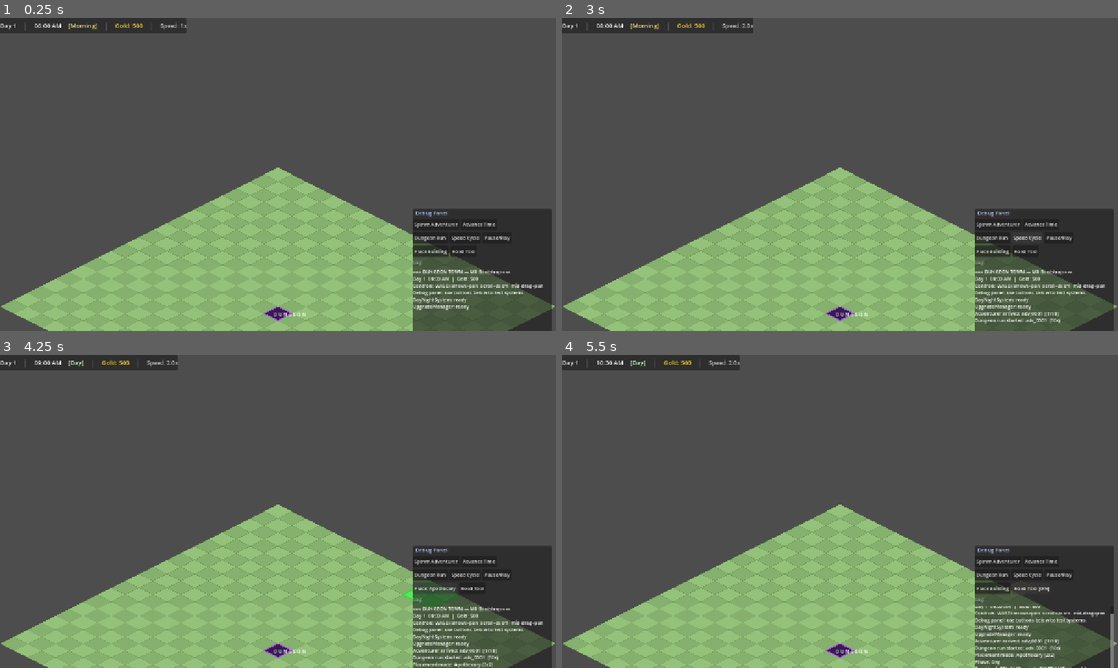
Above: before the commit, frames 1-4 (two rows, left to right).
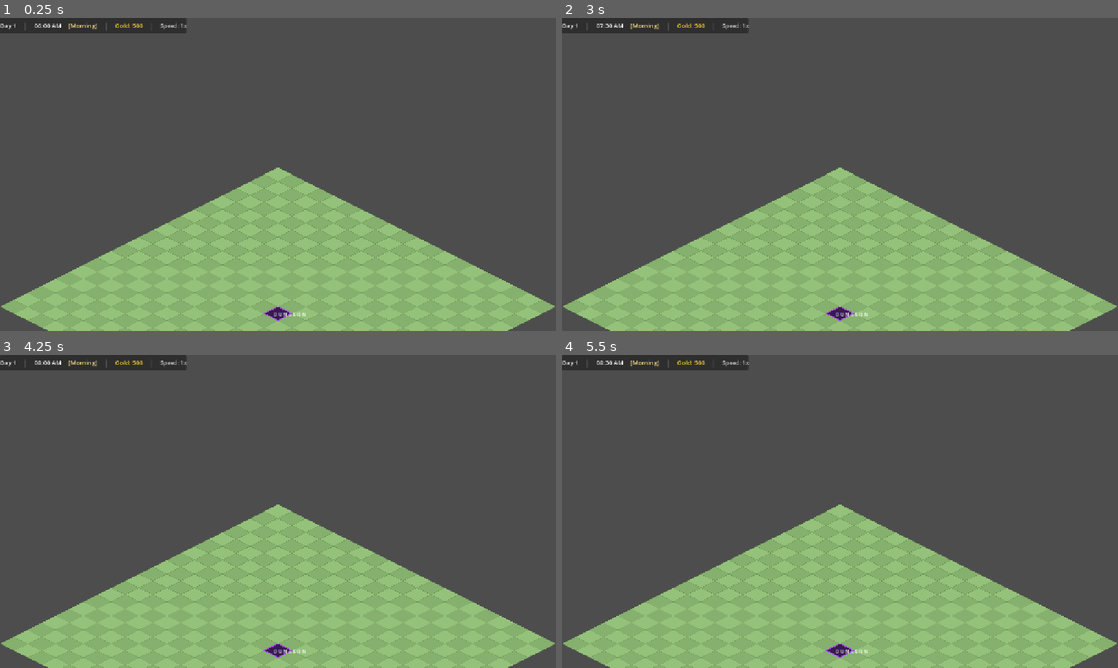
Above: after the commit, the same moments.

Repository: chrisagiddings/dungeon-town
Game: Godot game, scene res://scenes/Main.tscn
Same seed, same stepped clock (60 frames per second), same inputs: the game is played once before the commit and once after it.
Inputs (mouse positions are in pixels of both pictures, inside the frame that each line leads up to):
- Up to frame 1 (0.25 s): no input
- Up to frame 2 (3 s): click (995, 224) at 0.5 s, where only the run before the commit has a clickable "Spawn Adventurer"; click (1040, 224) at 1.25 s, where only the run before the commit has a clickable "Advance Time"; click (990, 237) at 2 s, where only the run before the commit has a clickable "Dungeon Run"; click (1029, 237) at 2.75 s, where only the run before the commit has a clickable "Speed Cycle"
- Up to frame 3 (4.25 s): click (428, 589) at 3.5 s, where only the run before the commit has a clickable "Place Building"
- Up to frame 4 (5.5 s): click (995, 589) at 4.25 s, where only the run before the commit has a clickable "Place: Apothecary"; click (1023, 589) at 5 s, where only the run before the commit has a clickable "Road Tool"

The runs differ from the first frame. In frame 1, 9.5% of the frame differs, in the area x 74-100%, y 61-100%; in frame 2, 9.4%; in frame 3, 9.7%, in the area x 6-100%, y 0-100%; in frame 4, 9.6%.
Error after the commit: Parse Error: Could not parse global class "SaveLoadPanel" from "res://scripts/ui/SaveLoadPanel.gd". (res://scripts/DebugPanel.gd:197)

Commit message:
[#16] Basic save/load system (5 slots + autosave)
- SaveSystem autoload: save(slot) / load_slot(slot) / has_save() /
  get_save_info() / delete_save(); serializes all game state to JSON;
  autosaves on every day_started; guarded against autosave firing
  during load (_is_loading flag)
- State saved: GameState (day/hour/speed), EconomyState (gold/income/
  expenses), BuildingGrid (all placements + instance_counter),
  RoadGrid (road tiles), UpgradeManager (active constructions with
  kind/complete_day/total_days/upgrade-specific fields)
- Vector2i serialized as [x,y] arrays (JSON-compatible)
- BuildingGrid: restore_placement() (exact instance_id),
  get/set_instance_counter() for round-trip fidelity
- UpgradeManager: get_all_constructions(), restore_construction()
- BuildingLayer, RoadLayer: redraw on game_loaded signal
- SaveLoadPanel: center-screen modal with 5 slots + autosave row;
  each shows day/gold/building count; Save + Load buttons; Load
  requires a 'Confirm?' click to prevent accidental overwrites
- DebugPanel: 'Save/Load' toggle button opens/closes SaveLoadPanel
- EventBus: game_saved(slot), game_loaded(slot)
- 18 unit tests for serialization logic (207/207 total passing)

Diff:
--- a/autoload/EventBus.gd
+++ b/autoload/EventBus.gd
@@ -52,5 +52,9 @@
 signal road_tile_selected(tile: Vector2i)
 signal road_tile_deselected()
 
+# ── Save / Load ───────────────────────────────────────────────────────────────
+signal game_saved(slot: int)
+signal game_loaded(slot: int)
+
 # ── Debug / UI ───────────────────────────────────────────────────────────────
 signal debug_log_message(message: String)
--- /dev/null
+++ b/autoload/SaveSystem.gd
@@ -0,0 +1,231 @@
+extends Node
+## SaveSystem — serializes and deserializes complete game state to JSON.
+##
+## Slots: 1–5 (user://save_slot_N.json) + slot 0 (autosave.json)
+## Autosave: fires on every day_started event.
+##
+## State saved: GameState, EconomyState, BuildingGrid, RoadGrid, UpgradeManager
+
+const SAVE_VERSION:    int    = 1
+const AUTOSAVE_SLOT:   int    = 0
+const MAX_SLOTS:       int    = 5
+const SAVE_DIR:        String = "user://"
+
+var _is_loading: bool = false
+
+# ── Lifecycle ─────────────────────────────────────────────────────────────────
+
+func _ready() -> void:
+	EventBus.day_started.connect(_on_day_started)
+	EventBus.debug_log_message.emit("SaveSystem: ready")
+
+# ── Public API ────────────────────────────────────────────────────────────────
+
+func save(slot: int) -> bool:
+	## Save to slot (0 = autosave, 1–5 = manual). Returns true on success.
+	var data := _collect_state()
+	data["slot"] = slot
+	var json  := JSON.stringify(data, "\t")
+	var path  := _slot_path(slot)
+	var file  := FileAccess.open(path, FileAccess.WRITE)
+	if file == null:
+		push_error("SaveSystem: cannot write to %s (error %d)" % [path, FileAccess.get_open_error()])
+		return false
+	file.store_string(json)
+	file.close()
+	EventBus.game_saved.emit(slot)
+	EventBus.debug_log_message.emit(
+		"Game saved — slot %s" % ("autosave" if slot == 0 else str(slot))
+	)
+	return true
+
+func load_slot(slot: int) -> bool:
+	## Load from slot. Returns true on success.
+	var path := _slot_path(slot)
+	if not FileAccess.file_exists(path):
+		EventBus.debug_log_message.emit("No save in slot %d" % slot)
+		return false
+	var file := FileAccess.open(path, FileAccess.READ)
+	if file == null:
+		push_error("SaveSystem: cannot read %s" % path)
+		return false
+	var text   := file.get_as_text()
+	file.close()
+	var parsed: Variant = JSON.parse_string(text)
+	if parsed == null or not (parsed is Dictionary):
+		push_error("SaveSystem: corrupt save in slot %d" % slot)
+		return false
+	_is_loading = true
+	_restore_state(parsed as Dictionary)
+	_is_loading = false
+	EventBus.game_loaded.emit(slot)
+	EventBus.debug_log_message.emit(
+		"Game loaded — slot %s" % ("autosave" if slot == 0 else str(slot))
+	)
+	return true
+
+func has_save(slot: int) -> bool:
+	return FileAccess.file_exists(_slot_path(slot))
+
+func get_save_info(slot: int) -> Dictionary:
+	## Returns {day, gold, timestamp} for display, or {} if no save exists.
+	if not has_save(slot):
+		return {}
+	var file := FileAccess.open(_slot_path(slot), FileAccess.READ)
+	if file == null:
+		return {}
+	var parsed: Variant = JSON.parse_string(file.get_as_text())
+	file.close()
+	if not (parsed is Dictionary):
+		return {}
+	var d := parsed as Dictionary
+	return {
+		"day":       d.get("game_day", 0),
+		"gold":      d.get("gold", 0),
+		"timestamp": d.get("timestamp", ""),
+		"buildings": (d.get("buildings", []) as Array).size(),
+	}
+
+func delete_save(slot: int) -> void:
+	var path := _slot_path(slot)
+	if FileAccess.file_exists(path):
+		DirAccess.remove_absolute(path)
+
+# ── Serialization ─────────────────────────────────────────────────────────────
+
+func _collect_state() -> Dictionary:
+	var buildings: Array = []
+	var grid: BuildingGrid = _find("BuildingGrid")
+	if grid:
+		for p in grid.get_placements():
+			var origin:    Vector2i = p["origin"]
+			var footprint: Vector2i = p["footprint"]
+			buildings.append({
+				"instance_id": p["instance_id"],
+				"data_id":     p["data_id"],
+				"origin":      [origin.x, origin.y],
+				"footprint":   [footprint.x, footprint.y],
+				"category":    p["category"],
+			})
+
+	var roads: Array = []
+	var road_grid: RoadGrid = _find("RoadGrid")
+	if road_grid:
+		for tile in road_grid.get_road_tiles():
+			roads.append([tile.x, tile.y])
+
+	var constructions: Dictionary = {}
+	var manager: UpgradeManager = _find("UpgradeManager")
+	if manager:
+		for iid in manager.get_all_constructions():
+			var c: Dictionary = manager.get_all_constructions()[iid]
+			var entry: Dictionary = {
+				"kind":         c["kind"],
+				"complete_day": c["complete_day"],
+				"total_days":   c["total_days"],
+			}
+			if c["kind"] == "upgrade":
+				var origin:    Vector2i = c["origin"]
+				var footprint: Vector2i = c["footprint"]
+				entry["target_data_id"] = c["target_data_id"]
+				entry["origin"]         = [origin.x, origin.y]
+				entry["footprint"]      = [footprint.x, footprint.y]
+				entry["category"]       = c["category"]
+			constructions[iid] = entry
+
+	return {
+		"version":          SAVE_VERSION,
+		"timestamp":        _timestamp(),
+		"game_day":         GameState.current_day,
+		"game_hour":        GameState.current_hour,
+		"sim_speed":        GameState.sim_speed,
+		"gold":             EconomyState.gold,
+		"total_income":     EconomyState.total_income,
+		"total_expenses":   EconomyState.total_expenses,
+		"buildings":        buildings,
+		"instance_counter": grid.get_instance_counter() if grid else 0,
+		"roads":            roads,
+		"constructions":    constructions,
+	}
+
+# ── Deserialization ───────────────────────────────────────────────────────────
+
+func _restore_state(data: Dictionary) -> void:
+	# ── Time & economy ────────────────────────────────────────────────────────
+	GameState.current_day   = int(data.get("game_day",   1))
+	GameState.current_hour  = float(data.get("game_hour", 6.0))
+	GameState.sim_speed     = float(data.get("sim_speed", 1.0))
+
+	EconomyState.gold           = int(data.get("gold",           EconomyState.STARTING_GOLD))
+	EconomyState.total_income   = int(data.get("total_income",   0))
+	EconomyState.total_expenses = int(data.get("total_expenses", 0))
+	EconomyState.transaction_log.clear()
+
+	# ── Buildings ─────────────────────────────────────────────────────────────
+	var grid: BuildingGrid = _find("BuildingGrid")
+	if grid:
+		grid.clear()
+		grid.set_instance_counter(int(data.get("instance_counter", 0)))
+		for b in data.get("buildings", []):
+			var origin_arr:    Array = b["origin"]
+			var footprint_arr: Array = b["footprint"]
+			grid.restore_placement(
+				b["instance_id"],
+				Vector2i(int(origin_arr[0]),    int(origin_arr[1])),
+				Vector2i(int(footprint_arr[0]), int(footprint_arr[1])),
+				b["data_id"],
+				b["category"]
+			)
+
+	# ── Roads ─────────────────────────────────────────────────────────────────
+	var road_grid: RoadGrid = _find("RoadGrid")
+	if road_grid:
+		road_grid.clear_roads()
+		for tile_arr in data.get("roads", []):
+			road_grid.place_road(Vector2i(int(tile_arr[0]), int(tile_arr[1])))
+
+	# ── Constructions ─────────────────────────────────────────────────────────
+	var manager: UpgradeManager = _find("UpgradeManager")
+	if manager:
+		# Clear active constructions by completing them silently
+		for iid in manager.get_construction_ids().duplicate():
+			manager._constructions.erase(iid)
+		var saved_constructions: Dictionary = data.get("constructions", {})
+		for iid in saved_constructions.keys():
+			var c: Dictionary = saved_constructions[iid]
+			var entry: Dictionary = {
+				"kind":         c["kind"],
+				"complete_day": int(c["complete_day"]),
+				"total_days":   int(c["total_days"]),
+			}
+			if c["kind"] == "upgrade":
+				var o: Array = c["origin"]
+				var f: Array = c["footprint"]
+				entry["target_data_id"] = c["target_data_id"]
+				entry["origin"]         = Vector2i(int(o[0]), int(o[1]))
+				entry["footprint"]      = Vector2i(int(f[0]), int(f[1]))
+				entry["category"]       = c["category"]
+			manager.restore_construction(iid, entry)
+
+	# Sync nav grid passability after restoring buildings
+	if road_grid:
+		road_grid._sync_building_passability()
+
+# ── Autosave ──────────────────────────────────────────────────────────────────
+
+func _on_day_started(_day: int) -> void:
+	if not _is_loading:
+		save(AUTOSAVE_SLOT)
+
+# ── Helpers ───────────────────────────────────────────────────────────────────
+
+func _slot_path(slot: int) -> String:
+	if slot == AUTOSAVE_SLOT:
+		return SAVE_DIR + "autosave.json"
+	return SAVE_DIR + "save_slot_%d.json" % slot
+
+func _find(node_name: String) -> Node:
+	return get_tree().root.find_child(node_name, true, false)
+
+func _timestamp() -> String:
+	return "Day %d" % GameState.current_day
--- a/project.godot
+++ b/project.godot
@@ -25,6 +25,7 @@
 GameState="*res://autoload/GameState.gd"
 EconomyState="*res://autoload/EconomyState.gd"
 DataRegistry="*res://autoload/DataRegistry.gd"
+SaveSystem="*res://autoload/SaveSystem.gd"
 
 [display]
 
--- a/scenes/Main.tscn
+++ b/scenes/Main.tscn
@@ -17,6 +17,7 @@
 [ext_resource type="Script" path="res://scripts/systems/RoadLayer.gd" id="15"]
 [ext_resource type="Script" path="res://scripts/systems/RoadPlacer.gd" id="16"]
 [ext_resource type="Script" path="res://scripts/ui/RoadInfoPanel.gd" id="17"]
+[ext_resource type="Script" path="res://scripts/ui/SaveLoadPanel.gd" id="18"]
 
 ; ── Root ─────────────────────────────────────────────────────────────────────
 [node name="Main" type="Node2D"]
@@ -78,5 +79,8 @@
 [node name="RoadInfoPanel" type="PanelContainer" parent="UIRoot"]
 script = ExtResource("17")
 
+[node name="SaveLoadPanel" type="PanelContainer" parent="UIRoot"]
+script = ExtResource("18")
+
 [node name="DebugPanel" type="PanelContainer" parent="UIRoot"]
 script = ExtResource("8")
--- a/scripts/DebugPanel.gd
+++ b/scripts/DebugPanel.gd
@@ -66,6 +66,7 @@
 	vbox.add_child(row3)
 	_place_btn = _btn_ref(row3, "Place Building", _on_place_building)
 	_road_btn  = _btn_ref(row3, "Road Tool",      _on_road_tool)
+	_btn(row3, "Save/Load", _on_save_load)
 	EventBus.building_placement_cancelled.connect(_on_placement_cancelled)
 	EventBus.building_placed.connect(func(_id, _origin): _on_placement_cancelled())
 	EventBus.road_mode_exited.connect(func(): _road_btn.text = "Road Tool")
@@ -192,6 +193,14 @@
 		if _road_btn:
 			_road_btn.text = "Road Tool [ON]"
 
+func _on_save_load() -> void:
+	var panel: SaveLoadPanel = _find("SaveLoadPanel")
+	if panel:
+		if panel.visible:
+			panel.hide()
+		else:
+			panel.show()
+
 # ── Log ───────────────────────────────────────────────────────────────────────
 
 func _on_log(message: String) -> void:
--- a/scripts/systems/BuildingGrid.gd
+++ b/scripts/systems/BuildingGrid.gd
@@ -99,3 +99,22 @@
 	_occupied.clear()
 	_placements.clear()
 	_instance_counter = 0
+
+func get_instance_counter() -> int:
+	return _instance_counter
+
+func set_instance_counter(n: int) -> void:
+	_instance_counter = n
+
+func restore_placement(instance_id: String, origin: Vector2i, footprint: Vector2i,
+		data_id: String, category: String) -> void:
+	## Restores a saved placement with its original instance_id (no new ID generated).
+	for tile in get_tiles(origin, footprint):
+		_occupied[tile] = instance_id
+	_placements.append({
+		"instance_id": instance_id,
+		"data_id":     data_id,
+		"origin":      origin,
+		"footprint":   footprint,
+		"category":    category,
+	})
--- a/scripts/systems/BuildingLayer.gd
+++ b/scripts/systems/BuildingLayer.gd
@@ -24,6 +24,7 @@
 	EventBus.building_demolished.connect(_on_redraw_trigger.bind(""))
 	EventBus.building_upgrade_started.connect(_on_redraw_trigger.bind("", 0))
 	EventBus.building_upgrade_completed.connect(_on_redraw_trigger.bind(""))
+	EventBus.game_loaded.connect(_on_redraw_trigger.bind(0))
 
 func _on_redraw_trigger(_a = null, _b = null, _c = null) -> void:
 	queue_redraw()
--- a/scripts/systems/RoadLayer.gd
+++ b/scripts/systems/RoadLayer.gd
@@ -17,6 +17,7 @@
 		return
 	EventBus.road_placed.connect(_on_road_changed)
 	EventBus.road_removed.connect(_on_road_changed)
+	EventBus.game_loaded.connect(func(_s): queue_redraw())
 
 func _on_road_changed(_tile: Vector2i) -> void:
 	queue_redraw()
--- a/scripts/systems/UpgradeManager.gd
+++ b/scripts/systems/UpgradeManager.gd
@@ -99,6 +99,13 @@
 func get_construction_ids() -> Array:
 	return _constructions.keys()
 
+func get_all_constructions() -> Dictionary:
+	return _constructions.duplicate(true)
+
+func restore_construction(instance_id: String, data: Dictionary) -> void:
+	## Injects a saved construction entry directly — no gold deducted, no signals.
+	_constructions[instance_id] = data
+
 # ── Internal ──────────────────────────────────────────────────────────────────
 
 func _on_day_started(_day: int) -> void:
--- /dev/null
+++ b/scripts/ui/SaveLoadPanel.gd
@@ -0,0 +1,135 @@
+extends PanelContainer
+class_name SaveLoadPanel
+## Save/Load slot UI — 5 manual slots + autosave display.
+## Toggled via DebugPanel "Save/Load" button.
+
+const PANEL_W: float  = 360.0
+const PANEL_H: float  = 290.0
+const MARGIN:  float  = 10.0
+
+var _slot_rows: Array[HBoxContainer] = []
+
+func _ready() -> void:
+	_build_ui()
+	hide()
+	EventBus.game_saved.connect(func(_s): _refresh_slots())
+	EventBus.game_loaded.connect(func(_s): _refresh_slots())
+
+# ── UI Construction ───────────────────────────────────────────────────────────
+
+func _build_ui() -> void:
+	set_anchors_preset(Control.PRESET_CENTER)
+	offset_left   = -PANEL_W * 0.5
+	offset_top    = -PANEL_H * 0.5
+	offset_right  =  PANEL_W * 0.5
+	offset_bottom =  PANEL_H * 0.5
+	custom_minimum_size = Vector2(PANEL_W, PANEL_H)
+
+	var vbox := VBoxContainer.new()
+	vbox.add_theme_constant_override("separation", 4)
+	add_child(vbox)
+
+	# Header
+	var header := HBoxContainer.new()
+	vbox.add_child(header)
+	var title := Label.new()
+	title.text = "  Save / Load"
+	title.size_flags_horizontal = Control.SIZE_EXPAND_FILL
+	title.add_theme_font_size_override("font_size", 14)
+	header.add_child(title)
+	var close_btn := Button.new()
+	close_btn.text = "×"
+	close_btn.add_theme_font_size_override("font_size", 14)
+	close_btn.custom_minimum_size = Vector2(28, 28)
+	close_btn.pressed.connect(func(): hide())
+	header.add_child(close_btn)
+
+	vbox.add_child(_sep())
+
+	# Autosave row (read-only load)
+	vbox.add_child(_build_slot_row(0, "Autosave", read_only_save: true))
+
+	vbox.add_child(_sep())
+
+	# Manual slots 1–5
+	for slot in range(1, SaveSystem.MAX_SLOTS + 1):
+		vbox.add_child(_build_slot_row(slot, "Slot %d" % slot, read_only_save: false))
+
+func _build_slot_row(slot: int, label: String, read_only_save: bool) -> HBoxContainer:
+	var row := HBoxContainer.new()
+	row.add_theme_constant_override("separation", 6)
+	_slot_rows.append(row)
+
+	var name_lbl := Label.new()
+	name_lbl.text = label
+	name_lbl.custom_minimum_size.x = 70
+	name_lbl.add_theme_font_size_override("font_size", 12)
+	row.add_child(name_lbl)
+
+	var info_lbl := Label.new()
+	info_lbl.size_flags_horizontal = Control.SIZE_EXPAND_FILL
+	info_lbl.add_theme_font_size_override("font_size", 11)
+	info_lbl.modulate = Color(0.7, 0.7, 0.7)
+	info_lbl.name = "InfoLabel"
+	row.add_child(info_lbl)
+
+	if not read_only_save:
+		var save_btn := Button.new()
+		save_btn.text = "Save"
+		save_btn.add_theme_font_size_override("font_size", 11)
+		save_btn.custom_minimum_size = Vector2(52, 26)
+		save_btn.pressed.connect(func(): SaveSystem.save(slot))
+		row.add_child(save_btn)
+
+	var load_btn := Button.new()
+	load_btn.text = "Load"
+	load_btn.add_theme_font_size_override("font_size", 11)
+	load_btn.custom_minimum_size = Vector2(52, 26)
+	load_btn.name = "LoadButton"
+	load_btn.pressed.connect(func(): _confirm_load(slot, load_btn))
+	row.add_child(load_btn)
+
+	_update_row(row, slot)
+	return row
+
+# ── Slot refresh ──────────────────────────────────────────────────────────────
+
+func _refresh_slots() -> void:
+	# Slot 0 = autosave row (index 0), slots 1–5 = rows 1–5
+	for i in range(_slot_rows.size()):
+		var slot: int = i  # row 0 = autosave (slot 0), row 1 = slot 1, etc.
+		_update_row(_slot_rows[i], slot)
+
+func _update_row(row: HBoxContainer, slot: int) -> void:
+	var info_lbl := row.get_node_or_null("InfoLabel") as Label
+	var load_btn := row.get_node_or_null("LoadButton") as Button
+	if info_lbl == null:
+		return
+	var info := SaveSystem.get_save_info(slot)
+	if info.is_empty():
+		info_lbl.text = "— Empty —"
+		if load_btn:
+			load_btn.disabled = true
+	else:
+		info_lbl.text = "Day %d  |  %dg  |  %d buildings" % [
+			info.get("day", 0), info.get("gold", 0), info.get("buildings", 0)
+		]
+		if load_btn:
+			load_btn.disabled = false
+
+func _confirm_load(slot: int, btn: Button) -> void:
+	var orig_text: String = btn.text
+	if btn.text == "Confirm?":
+		SaveSystem.load_slot(slot)
+		btn.text = orig_text
+	else:
+		btn.text = "Confirm?"
+		# Reset after 3 seconds if not clicked
+		await get_tree().create_timer(3.0).timeout
+		if is_instance_valid(btn):
+			btn.text = orig_text
+
+func _sep() -> HSeparator:
+	var s := HSeparator.new()
+	s.add_theme_constant_override("separation", 3)
+	return s
--- /dev/null
+++ b/tests/unit/test_save_system.gd
@@ -0,0 +1,159 @@
+extends GutTest
+## Unit tests for SaveSystem.
+## Uses a dedicated test slot (slot 5) to avoid clobbering real saves.
+## Cleans up after itself.
+
+const TEST_SLOT: int = 5
+
+var _saved_day:      int
+var _saved_hour:     float
+var _saved_gold:     int
+var _saved_income:   int
+var _saved_expenses: int
+
+func before_each() -> void:
+	_saved_day      = GameState.current_day
+	_saved_hour     = GameState.current_hour
+	_saved_gold     = EconomyState.gold
+	_saved_income   = EconomyState.total_income
+	_saved_expenses = EconomyState.total_expenses
+
+func after_each() -> void:
+	GameState.current_day   = _saved_day
+	GameState.current_hour  = _saved_hour
+	EconomyState.gold           = _saved_gold
+	EconomyState.total_income   = _saved_income
+	EconomyState.total_expenses = _saved_expenses
+	SaveSystem.delete_save(TEST_SLOT)
+
+# ── has_save ──────────────────────────────────────────────────────────────────
+
+func test_has_save_false_before_any_save() -> void:
+	SaveSystem.delete_save(TEST_SLOT)
+	assert_false(SaveSystem.has_save(TEST_SLOT))
+
+func test_has_save_true_after_save() -> void:
+	SaveSystem.save(TEST_SLOT)
+	assert_true(SaveSystem.has_save(TEST_SLOT))
+
+# ── save / get_save_info ──────────────────────────────────────────────────────
+
+func test_save_persists_game_day() -> void:
+	GameState.current_day = 42
+	SaveSystem.save(TEST_SLOT)
+	var info := SaveSystem.get_save_info(TEST_SLOT)
+	assert_eq(info.get("day", -1), 42)
+
+func test_save_persists_gold() -> void:
+	EconomyState.gold = 1337
+	SaveSystem.save(TEST_SLOT)
+	var info := SaveSystem.get_save_info(TEST_SLOT)
+	assert_eq(info.get("gold", -1), 1337)
+
+func test_save_emits_game_saved_signal() -> void:
+	watch_signals(EventBus)
+	SaveSystem.save(TEST_SLOT)
+	assert_signal_emitted(EventBus, "game_saved")
+
+func test_get_save_info_empty_when_no_save() -> void:
+	SaveSystem.delete_save(TEST_SLOT)
+	var info := SaveSystem.get_save_info(TEST_SLOT)
+	assert_true(info.is_empty())
+
+# ── load ──────────────────────────────────────────────────────────────────────
+
+func test_load_restores_game_day() -> void:
+	GameState.current_day = 17
+	SaveSystem.save(TEST_SLOT)
+	GameState.current_day = 1
+	SaveSystem.load_slot(TEST_SLOT)
+	assert_eq(GameState.current_day, 17)
+
+func test_load_restores_gold() -> void:
+	EconomyState.gold = 999
+	SaveSystem.save(TEST_SLOT)
+	EconomyState.gold = 0
+	SaveSystem.load_slot(TEST_SLOT)
+	assert_eq(EconomyState.gold, 999)
+
+func test_load_restores_game_hour() -> void:
+	GameState.current_hour = 14.5
+	SaveSystem.save(TEST_SLOT)
+	GameState.current_hour = 6.0
+	SaveSystem.load_slot(TEST_SLOT)
+	assert_almost_eq(GameState.current_hour, 14.5, 0.001)
+
+func test_load_emits_game_loaded_signal() -> void:
+	SaveSystem.save(TEST_SLOT)
+	watch_signals(EventBus)
+	SaveSystem.load_slot(TEST_SLOT)
+	assert_signal_emitted(EventBus, "game_loaded")
+
+func test_load_returns_false_when_no_save() -> void:
+	SaveSystem.delete_save(TEST_SLOT)
+	var result := SaveSystem.load_slot(TEST_SLOT)
+	assert_false(result)
+
+# ── BuildingGrid restoration (unit-level, no scene tree needed) ───────────────
+
+func test_restore_placement_occupies_correct_tiles() -> void:
+	var grid := BuildingGrid.new()
+	add_child_autofree(grid)
+	grid.restore_placement("lodging_t1_0001", Vector2i(2, 3), Vector2i(2, 2), "lodging_t1", "hospitality")
+	assert_true(grid.is_tile_occupied(Vector2i(2, 3)))
+	assert_true(grid.is_tile_occupied(Vector2i(3, 3)))
+	assert_true(grid.is_tile_occupied(Vector2i(2, 4)))
+	assert_true(grid.is_tile_occupied(Vector2i(3, 4)))
+
+func test_restore_placement_preserves_instance_id() -> void:
+	var grid := BuildingGrid.new()
+	add_child_autofree(grid)
+	grid.restore_placement("farm_t1_0042", Vector2i(0, 0), Vector2i(3, 3), "farm_t1", "production")
+	var occ := grid.get_occupant(Vector2i(0, 0))
+	assert_eq(occ, "farm_t1_0042")
+
+func test_restore_placement_preserves_data_id() -> void:
+	var grid := BuildingGrid.new()
+	add_child_autofree(grid)
+	grid.restore_placement("tavern_t1_0007", Vector2i(0, 0), Vector2i(2, 2), "tavern_t1", "hospitality")
+	assert_eq(grid.get_data_id_for_instance("tavern_t1_0007"), "tavern_t1")
+
+func test_multiple_placements_restored_independently() -> void:
+	var grid := BuildingGrid.new()
+	add_child_autofree(grid)
+	grid.restore_placement("bldg_a_0001", Vector2i(0, 0), Vector2i(2, 2), "lodging_t1", "hospitality")
+	grid.restore_placement("bldg_b_0002", Vector2i(5, 5), Vector2i(3, 3), "farm_t1", "production")
+	assert_eq(grid.get_placement_count(), 2)
+	assert_eq(grid.get_occupant(Vector2i(0, 0)), "bldg_a_0001")
+	assert_eq(grid.get_occupant(Vector2i(5, 5)), "bldg_b_0002")
+
+func test_instance_counter_restored_correctly() -> void:
+	var grid := BuildingGrid.new()
+	add_child_autofree(grid)
+	grid.set_instance_counter(99)
+	assert_eq(grid.get_instance_counter(), 99)
+
+# ── roads serialization (unit-level) ─────────────────────────────────────────
+
+func test_road_tiles_survive_clear_and_restore() -> void:
+	var road_grid := RoadGrid.new()
+	add_child_autofree(road_grid)
+	road_grid.place_road(Vector2i(4, 4))
+	road_grid.place_road(Vector2i(5, 4))
+	road_grid.place_road(Vector2i(6, 4))
+	var saved_tiles := road_grid.get_road_tiles().duplicate()
+	road_grid.clear_roads()
+	for tile in saved_tiles:
+		road_grid.place_road(tile)
+	assert_true(road_grid.has_road(Vector2i(4, 4)))
+	assert_true(road_grid.has_road(Vector2i(5, 4)))
+	assert_true(road_grid.has_road(Vector2i(6, 4)))
+	assert_eq(road_grid.get_road_count(), 3)
+
+# ── delete_save ───────────────────────────────────────────────────────────────
+
+func test_delete_save_removes_file() -> void:
+	SaveSystem.save(TEST_SLOT)
+	assert_true(SaveSystem.has_save(TEST_SLOT))
+	SaveSystem.delete_save(TEST_SLOT)
+	assert_false(SaveSystem.has_save(TEST_SLOT))
Not shown: 1 places in scenes/Main.tscn that only renumber resources
